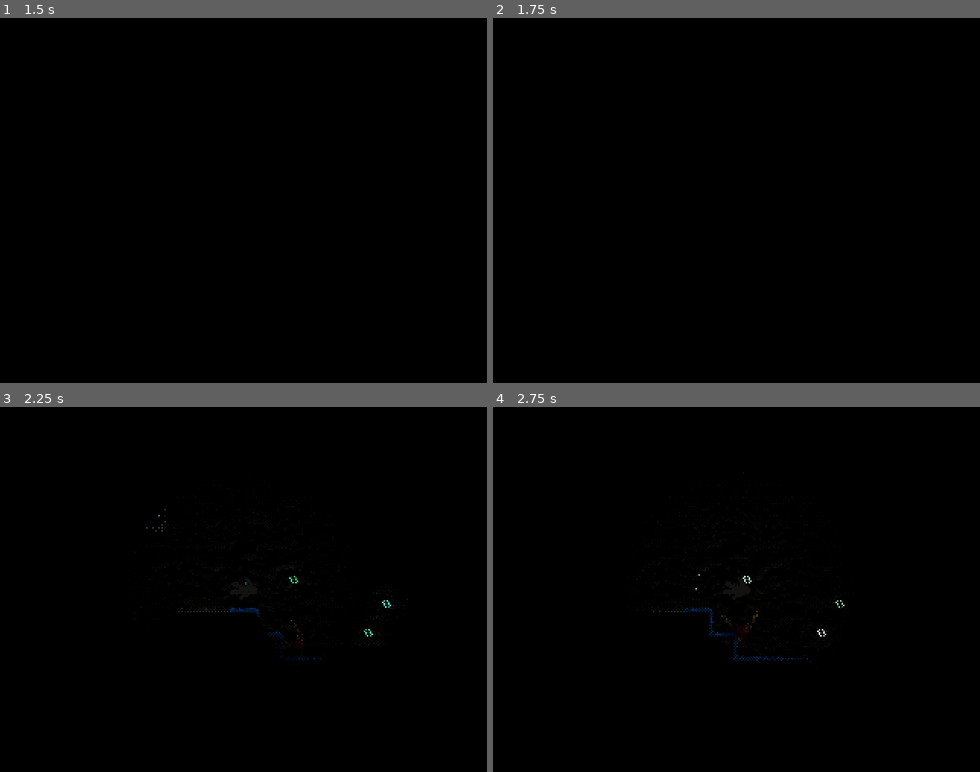
Above: before the commit, frames 1-4 (two rows, left to right).
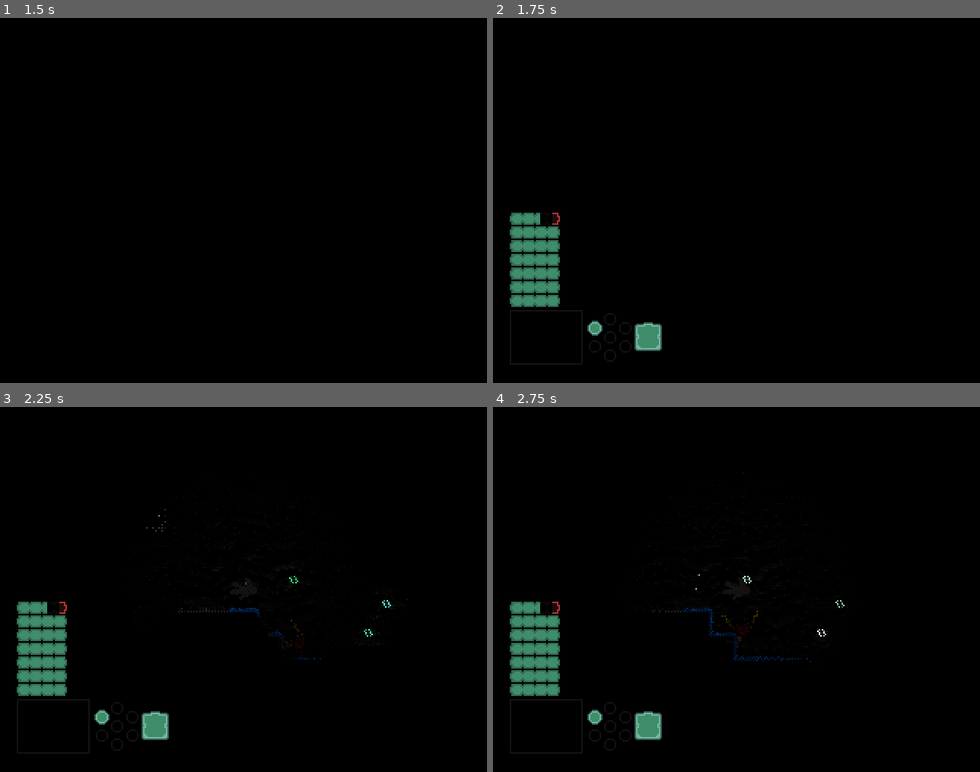
Above: after the commit, the same moments.

Repository: Phacenox/battery-acid
Game: Godot game, scene res://start_menu.tscn
The game is run twice, just before and just after one commit, with the same random seed, the same clock (stepped at 60 frames per second) and the same inputs. The engine's default icon, where the game draws it, is replaced by a stand-in: a white triangle on a blue panel in a dark square.
Inputs:
- Up to frame 1 (1.5 s): click "New Game" at 0.5 s; click "New Game" at 1.25 s
- Up to frame 2 (1.75 s): no input
- Up to frame 3 (2.25 s): tap Enter at 2 s; hold Right (ui_right) from 2.03 s (still down); hold Shift from 2.03 s (still down)
- Up to frame 4 (2.75 s): keep holding Right (ui_right); keep holding Shift; tap Space at 2.27 s

Frame 1 is identical in both runs. In frame 2, 2.7% of the frame differs, in the area x 3-35%, y 53-92%; in frame 3, 2.7%, in the area x 3-63%, y 53-92%; in frame 4, 2.7%.

Commit message:
added ui sprites

Diff:
--- a/game.tscn
+++ b/game.tscn
@@ -10,10 +10,17 @@
 [ext_resource type="Texture2D" uid="uid://goxqose54mfr" path="res://lights/light_l.png" id="3_ryrav"]
 [ext_resource type="Script" path="res://player.gd" id="3_vef74"]
 [ext_resource type="Script" path="res://curtain.gd" id="4_boyg6"]
+[ext_resource type="Texture2D" uid="uid://cpxgi6okt4ubw" path="res://ui/uipowercapsule.png" id="5_hk0fp"]
+[ext_resource type="Texture2D" uid="uid://nw6p5xnnlubk" path="res://ui/minimap.png" id="5_ndlrw"]
 [ext_resource type="Script" path="res://Parallax.gd" id="5_ryrav"]
 [ext_resource type="Texture2D" uid="uid://bb3uji1xlbtal" path="res://bubble.png" id="6_j5wjh"]
+[ext_resource type="Texture2D" uid="uid://cfak3dyr76hww" path="res://ui/uipower_fill.png" id="6_rr72o"]
+[ext_resource type="Texture2D" uid="uid://qvhqg3wavqtd" path="res://ui/uipower_broken.png" id="7_cns55"]
+[ext_resource type="Texture2D" uid="uid://cd5e6odbpt6he" path="res://ui/orb.png" id="9_4y0ph"]
+[ext_resource type="Texture2D" uid="uid://4xs0yovjx82m" path="res://ui/orb_filled.png" id="9_ucehh"]
 [ext_resource type="Texture2D" uid="uid://cw01s74ahf6dp" path="res://capsule-sheet.png" id="10_mfdv2"]
 [ext_resource type="Texture2D" uid="uid://7ekmw7gue5rw" path="res://lights/light_s.png" id="11_iotsf"]
+[ext_resource type="Texture2D" uid="uid://d34h13h8w078g" path="res://ui/battery_filled.png" id="11_nngu7"]
 [ext_resource type="Script" path="res://flickeringLight.gd" id="12_iotsf"]
 [ext_resource type="Texture2D" uid="uid://dn0qmr2g8yic4" path="res://diver.png" id="14_e8heu"]
 [ext_resource type="Texture2D" uid="uid://cfrkstysr10re" path="res://tiles/tile.png" id="17_2nlri"]
@@ -25,7 +32,7 @@
 
 [sub_resource type="ShaderMaterial" id="ShaderMaterial_e36ub"]
 shader = ExtResource("2_e8heu")
-shader_parameter/value = -10342.7
+shader_parameter/value = -4607.93
 shader_parameter/TransitionTexture = ExtResource("3_rvswv")
 
 [sub_resource type="ShaderMaterial" id="ShaderMaterial_fc0e3"]
@@ -211,7 +218,6 @@
 script = ExtResource("1_80cx4")
 
 [node name="CanvasLayer" type="CanvasLayer" parent="."]
-visible = false
 
 [node name="Curtain" type="ColorRect" parent="CanvasLayer"]
 material = SubResource("ShaderMaterial_e36ub")
@@ -225,6 +231,216 @@
 script = ExtResource("4_boyg6")
 state = true
 speed = 2.0
+
+[node name="UI" type="Control" parent="CanvasLayer"]
+layout_mode = 3
+anchors_preset = 15
+anchor_right = 1.0
+anchor_bottom = 1.0
+grow_horizontal = 2
+grow_vertical = 2
+
+[node name="VBoxContainer" type="VBoxContainer" parent="CanvasLayer/UI"]
+layout_mode = 1
+anchors_preset = 2
+anchor_top = 1.0
+anchor_bottom = 1.0
+offset_left = 11.0
+offset_top = -69.0
+offset_right = 59.0
+offset_bottom = -12.0
+grow_vertical = 0
+theme_override_constants/separation = 1
+alignment = 2
+
+[node name="TextureProgressBar" type="TextureProgressBar" parent="CanvasLayer/UI/VBoxContainer"]
+layout_mode = 2
+value = 61.0
+texture_under = ExtResource("5_hk0fp")
+texture_progress = ExtResource("6_rr72o")
+
+[node name="TextureProgressBar" type="TextureProgressBar" parent="CanvasLayer/UI/VBoxContainer/TextureProgressBar"]
+layout_mode = 1
+anchors_preset = 15
+anchor_right = 1.0
+anchor_bottom = 1.0
+grow_horizontal = 2
+grow_vertical = 2
+value = 15.0
+fill_mode = 1
+texture_progress = ExtResource("7_cns55")
+
+[node name="TextureProgressBar3" type="TextureProgressBar" parent="CanvasLayer/UI/VBoxContainer"]
+layout_mode = 2
+value = 100.0
+texture_under = ExtResource("5_hk0fp")
+texture_progress = ExtResource("6_rr72o")
+
+[node name="TextureProgressBar" type="TextureProgressBar" parent="CanvasLayer/UI/VBoxContainer/TextureProgressBar3"]
+layout_mode = 1
+anchors_preset = 15
+anchor_right = 1.0
+anchor_bottom = 1.0
+grow_horizontal = 2
+grow_vertical = 2
+fill_mode = 1
+texture_progress = ExtResource("7_cns55")
+
+[node name="TextureProgressBar4" type="TextureProgressBar" parent="CanvasLayer/UI/VBoxContainer"]
+layout_mode = 2
+value = 100.0
+texture_under = ExtResource("5_hk0fp")
+texture_progress = ExtResource("6_rr72o")
+
+[node name="TextureProgressBar" type="TextureProgressBar" parent="CanvasLayer/UI/VBoxContainer/TextureProgressBar4"]
+layout_mode = 1
+anchors_preset = 15
+anchor_right = 1.0
+anchor_bottom = 1.0
+grow_horizontal = 2
+grow_vertical = 2
+fill_mode = 1
+texture_progress = ExtResource("7_cns55")
+
+[node name="TextureProgressBar5" type="TextureProgressBar" parent="CanvasLayer/UI/VBoxContainer"]
+layout_mode = 2
+value = 100.0
+texture_under = ExtResource("5_hk0fp")
+texture_progress = ExtResource("6_rr72o")
+
+[node name="TextureProgressBar" type="TextureProgressBar" parent="CanvasLayer/UI/VBoxContainer/TextureProgressBar5"]
+layout_mode = 1
+anchors_preset = 15
+anchor_right = 1.0
+anchor_bottom = 1.0
+grow_horizontal = 2
+grow_vertical = 2
+fill_mode = 1
+texture_progress = ExtResource("7_cns55")
+
+[node name="TextureProgressBar6" type="TextureProgressBar" parent="CanvasLayer/UI/VBoxContainer"]
+layout_mode = 2
+value = 100.0
+texture_under = ExtResource("5_hk0fp")
+texture_progress = ExtResource("6_rr72o")
+
+[node name="TextureProgressBar" type="TextureProgressBar" parent="CanvasLayer/UI/VBoxContainer/TextureProgressBar6"]
+layout_mode = 1
+anchors_preset = 15
+anchor_right = 1.0
+anchor_bottom = 1.0
+grow_horizontal = 2
+grow_vertical = 2
+fill_mode = 1
+texture_progress = ExtResource("7_cns55")
+
+[node name="TextureProgressBar7" type="TextureProgressBar" parent="CanvasLayer/UI/VBoxContainer"]
+layout_mode = 2
+value = 100.0
+texture_under = ExtResource("5_hk0fp")
+texture_progress = ExtResource("6_rr72o")
+
+[node name="TextureProgressBar" type="TextureProgressBar" parent="CanvasLayer/UI/VBoxContainer/TextureProgressBar7"]
+layout_mode = 1
+anchors_preset = 15
+anchor_right = 1.0
+anchor_bottom = 1.0
+grow_horizontal = 2
+grow_vertical = 2
+fill_mode = 1
+texture_progress = ExtResource("7_cns55")
+
+[node name="TextureProgressBar8" type="TextureProgressBar" parent="CanvasLayer/UI/VBoxContainer"]
+layout_mode = 2
+value = 100.0
+texture_under = ExtResource("5_hk0fp")
+texture_progress = ExtResource("6_rr72o")
+
+[node name="TextureProgressBar" type="TextureProgressBar" parent="CanvasLayer/UI/VBoxContainer/TextureProgressBar8"]
+layout_mode = 1
+anchors_preset = 15
+anchor_right = 1.0
+anchor_bottom = 1.0
+grow_horizontal = 2
+grow_vertical = 2
+fill_mode = 1
+texture_progress = ExtResource("7_cns55")
+
+[node name="Control" type="Control" parent="CanvasLayer/UI/VBoxContainer"]
+layout_mode = 2
+
+[node name="TextureRect" type="TextureRect" parent="CanvasLayer/UI/VBoxContainer"]
+layout_mode = 2
+texture = ExtResource("5_ndlrw")
+
+[node name="orbs" type="HBoxContainer" parent="CanvasLayer/UI"]
+custom_minimum_size = Vector2(0, 36)
+layout_mode = 1
+anchors_preset = 2
+anchor_top = 1.0
+anchor_bottom = 1.0
+offset_left = 61.0
+offset_top = -48.0
+offset_right = 297.0
+offset_bottom = -12.0
+grow_vertical = 0
+theme_override_constants/separation = -2
+
+[node name="VBoxContainer" type="VBoxContainer" parent="CanvasLayer/UI/orbs"]
+layout_mode = 2
+size_flags_vertical = 4
+theme_override_constants/separation = 0
+alignment = 1
+
+[node name="TextureRect5" type="TextureRect" parent="CanvasLayer/UI/orbs/VBoxContainer"]
+layout_mode = 2
+texture = ExtResource("9_ucehh")
+
+[node name="TextureRect4" type="TextureRect" parent="CanvasLayer/UI/orbs/VBoxContainer"]
+layout_mode = 2
+texture = ExtResource("9_4y0ph")
+
+[node name="VBoxContainer2" type="VBoxContainer" parent="CanvasLayer/UI/orbs"]
+layout_mode = 2
+size_flags_vertical = 4
+theme_override_constants/separation = 0
+alignment = 1
+
+[node name="TextureRect5" type="TextureRect" parent="CanvasLayer/UI/orbs/VBoxContainer2"]
+layout_mode = 2
+texture = ExtResource("9_4y0ph")
+
+[node name="TextureRect6" type="TextureRect" parent="CanvasLayer/UI/orbs/VBoxContainer2"]
+layout_mode = 2
+texture = ExtResource("9_4y0ph")
+
+[node name="TextureRect7" type="TextureRect" parent="CanvasLayer/UI/orbs/VBoxContainer2"]
+layout_mode = 2
+texture = ExtResource("9_4y0ph")
+
+[node name="VBoxContainer3" type="VBoxContainer" parent="CanvasLayer/UI/orbs"]
+layout_mode = 2
+size_flags_vertical = 4
+theme_override_constants/separation = 0
+alignment = 1
+
+[node name="TextureRect5" type="TextureRect" parent="CanvasLayer/UI/orbs/VBoxContainer3"]
+layout_mode = 2
+texture = ExtResource("9_4y0ph")
+
+[node name="TextureRect4" type="TextureRect" parent="CanvasLayer/UI/orbs/VBoxContainer3"]
+layout_mode = 2
+texture = ExtResource("9_4y0ph")
+
+[node name="spacing" type="Control" parent="CanvasLayer/UI/orbs"]
+custom_minimum_size = Vector2(4, 0)
+layout_mode = 2
+
+[node name="battery" type="TextureRect" parent="CanvasLayer/UI/orbs"]
+layout_mode = 2
+size_flags_vertical = 4
+texture = ExtResource("11_nngu7")
+stretch_mode = 2
 
 [node name="DirectionalLight2D" type="DirectionalLight2D" parent="."]
 editor_only = true
@@ -248,7 +464,7 @@
 frame_progress = 0.450691
 
 [node name="PointLight2D2" type="PointLight2D" parent="Capsule"]
-energy = 1.25234
+energy = 2.20764
 blend_mode = 2
 texture = ExtResource("11_iotsf")
 script = ExtResource("12_iotsf")
@@ -261,7 +477,7 @@
 frame_progress = 0.450691
 
 [node name="PointLight2D2" type="PointLight2D" parent="Capsule2"]
-energy = 2.04911
+energy = 1.40075
 blend_mode = 2
 texture = ExtResource("11_iotsf")
 script = ExtResource("12_iotsf")
@@ -274,7 +490,7 @@
 frame_progress = 0.450691
 
 [node name="PointLight2D2" type="PointLight2D" parent="Capsule3"]
-energy = 1.26465
+energy = 1.34121
 blend_mode = 2
 texture = ExtResource("11_iotsf")
 script = ExtResource("12_iotsf")
@@ -392,6 +608,14 @@
 cruise_distance = 50.0
 accel = 1
 
+[node name="PointLight2D4" type="PointLight2D" parent="Enemy"]
+color = Color(1, 0, 1, 1)
+energy = 0.587528
+blend_mode = 2
+texture = ExtResource("11_iotsf")
+script = ExtResource("12_iotsf")
+lightenergy = 0.3
+
 [node name="CollisionShape2D" type="CollisionShape2D" parent="Enemy"]
 shape = SubResource("CircleShape2D_nc8rq")
 
@@ -460,15 +684,6 @@
 emote_1 = SubResource("Curve_25i8u")
 worm = NodePath("..")
 
-[node name="PointLight2D4" type="PointLight2D" parent="Enemy/head"]
-position = Vector2(0, -3)
-color = Color(1, 0, 1, 1)
-energy = 0.236178
-blend_mode = 2
-texture = ExtResource("11_iotsf")
-script = ExtResource("12_iotsf")
-lightenergy = 0.3
-
 [node name="mouth_l" type="Sprite2D" parent="Enemy/head"]
 show_behind_parent = true
 material = SubResource("CanvasItemMaterial_rxf42")
Not shown: 1 places in game.tscn that only renumber resources
Binary file added: ui/battery.png
Not shown, added: ui/battery.png.import
Binary file added: ui/battery_filled.png
Not shown, added: ui/battery_filled.png.import
Binary file added: ui/minimap.png
Not shown, added: ui/minimap.png.import
Binary file added: ui/orb.png
Not shown, added: ui/orb.png.import
Binary file added: ui/orb_filled.png
Not shown, added: ui/orb_filled.png.import
Binary file added: ui/uipower_broken.png
(and 5 more such lines)
